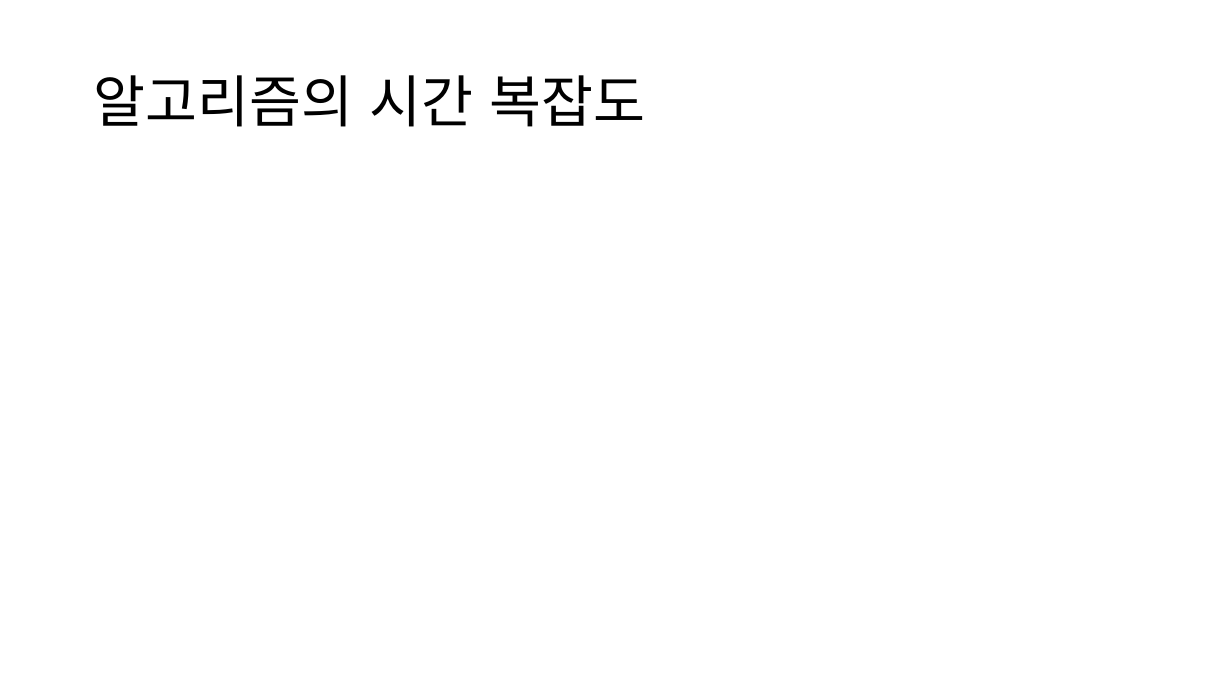
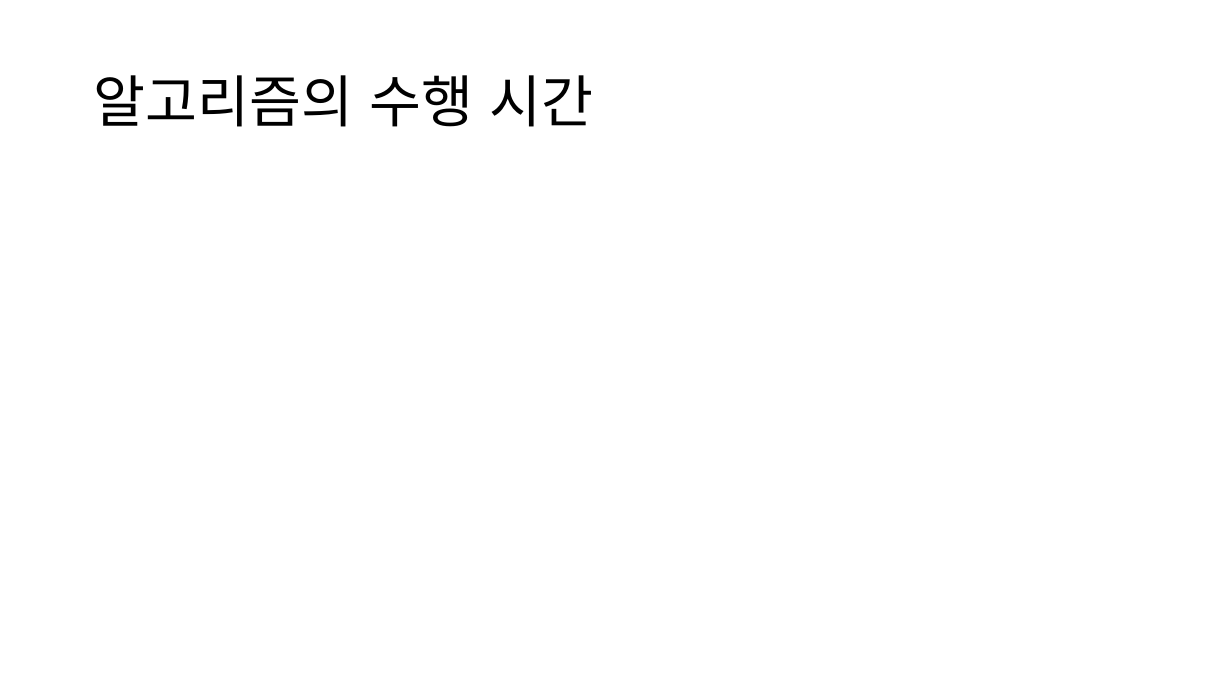
Before and after one commit to singrum/game_tree_scattering, a slide deck: slide 33 of presentation.pptx (slide 34 before the commit). Drawn at 1232x693 pixels with LibreOffice and Linux fonts; fonts in the diff are those of the drawing; grey boxes stand for pictures. Boxes give left, top, right and bottom in pixels: in the first picture for what was removed or moved away, otherwise in the second. Text is boxed around its words. In the diff, an @@ line names an element or a change of style, - is before the commit and + after.

```diff
--- a/presentation.pptx
+++ b/presentation.pptx
@@ title at [94,75,593,127]: text changed @@
-알고리즘의 시간 복잡도
+알고리즘의 수행 시간
```
Also in this commit, not shown: 1 slide removed, 1 other file.
